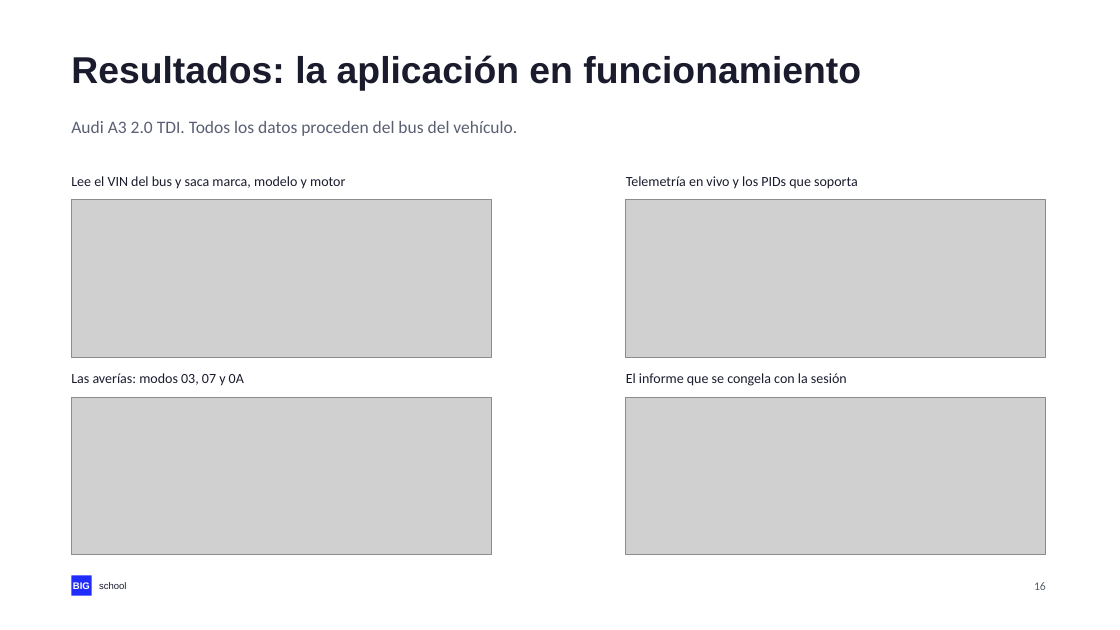
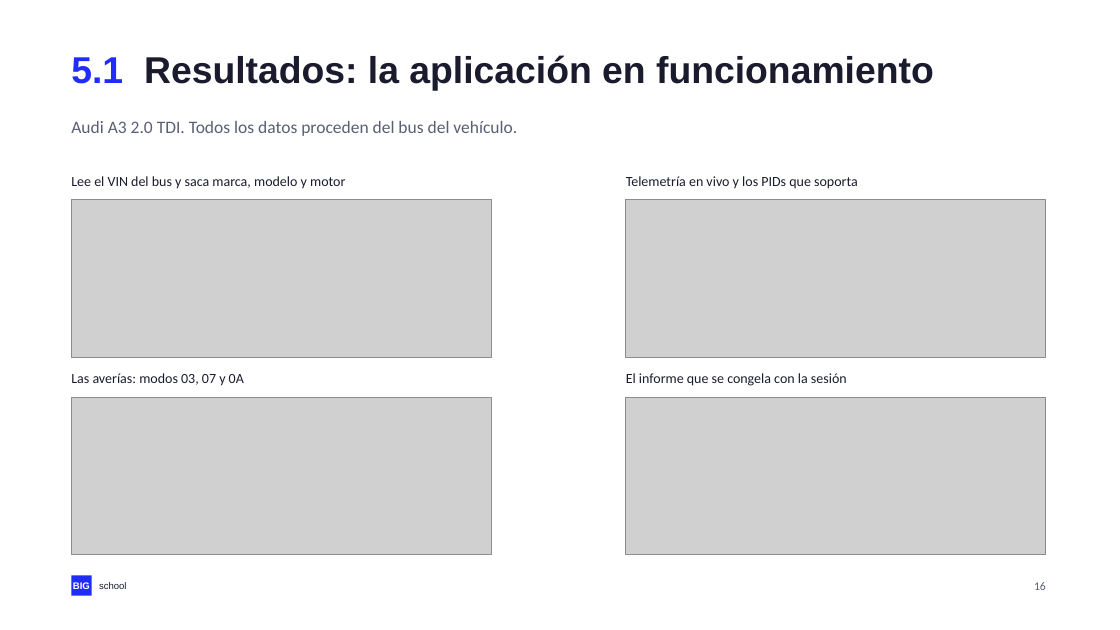
Before and after one commit to NovilloQuinta/intelligent-automotive-diagnostics, a slide deck: slide 16 of docs/presentacion/tfm-intelligent-automotive-diagnostics.pptx. Drawn at 1120x630 pixels with LibreOffice and Linux fonts; fonts in the diff are those of the drawing; grey boxes stand for pictures. Boxes give left, top, right and bottom in pixels: in the first picture for what was removed or moved away, otherwise in the second. Text is boxed around its words. In the diff, an @@ line names an element or a change of style, - is before the commit and + after.

```diff
--- a/docs/presentacion/tfm-intelligent-automotive-diagnostics.pptx
+++ b/docs/presentacion/tfm-intelligent-automotive-diagnostics.pptx
@@ text at box(71, 55, 934, 91): text changed @@
-Resultados: la aplicación en funcionamiento
+5.1 Resultados: la aplicación en funcionamiento
```
Also in this commit, not shown: 17 other slides changed, 3 other files.
